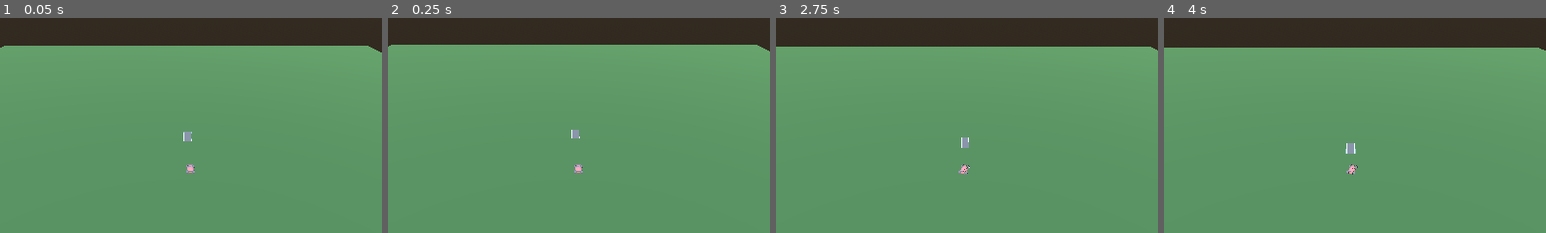
Above: before the commit, frames 1-4 (left to right).
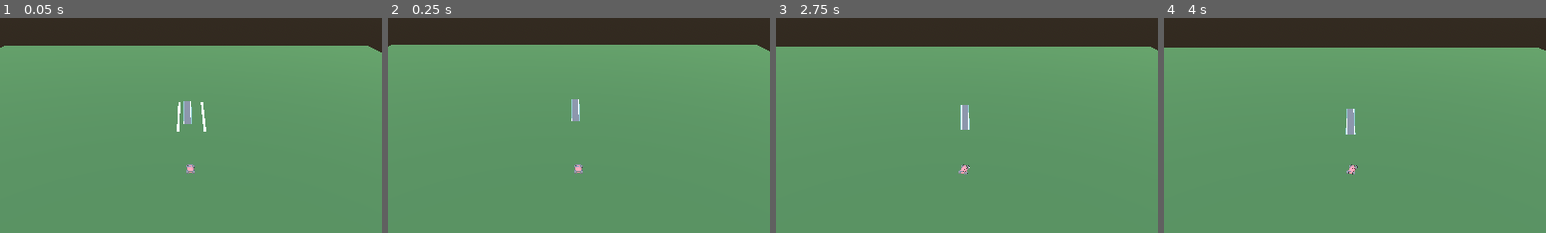
Above: after the commit, the same moments.

Repository: Westopoli/iCodeVRCamp
Game: Godot game, scene res://Main.tscn
Same seed, same stepped clock (60 frames per second), same inputs: the game is played once before the commit and once after it.
Inputs:
- Up to frame 1 (0.05 s): no input
- Up to frame 2 (0.25 s): no input
- Up to frame 3 (2.75 s): tap Enter at 0.5 s; hold D (steer_right) 0.53-1.28 s; hold W (throttle) 0.53-1.28 s; tap R (reset) at 1.25, 2 s; hold S (brake) 1.28-2.03 s; tap W (throttle) at 1.35 s; hold D (steer_right) from 2.03 s (still down); hold W (throttle) from 2.03 s (still down)
- Up to frame 4 (4 s): tap R (reset) at 2.75, 3.5 s; release W (throttle) at 2.78 s; tap W (throttle) at 2.85 s; release D (steer_right) at 3.53 s; hold A (steer_left) from 3.53 s (still down); hold W (throttle) from 3.53 s (still down)
The pictures show only the part of the screen within x 26-76%, y 16-66%; the shares and areas given below are measured in that part.

The runs differ from the first frame. In frame 1, 0.5% of the frame differs, in the area x 46-54%, y 38-58%; in frame 2, 0.3%; in frame 3, 0.4%; in frame 4, 0.4%.

Commit message:
D5 prefab scale=4 + Hairpin/Chicane composition + main.gd dead-code fix
Prefab library:
- All 12 prefabs: add root Node3D Transform3D scale=4 so Kenney ~3m
  tile renders ~12m. Car (2x4m collider) fits with shoulder.
- Hairpin_L / Hairpin_R: rewrite from single roadCornerSmall (90 deg)
  to 2x roadCornerSmall composition forming 180 deg U-turn.
- Chicane: rewrite from roadCurvedSplit (Y-fork, semantically wrong)
  to 2x roadCornerSmall (L + R) forming S-bend.

main.gd:
- Move track signal connect + camera/panel init out of dead code
  region after `return out` in _iter_descendants and back into _ready
  (track.lap_completed, track.race_complete, camera_rig.position,
  countdown_label / race_complete_panel / pause_panel visibility).
- Re-enable _probe_prefab_aabbs() call at end of _ready for ongoing
  scale verification.
- Remove transient _spawn_prefab_row debug helper (runtime row spawn
  doesn't show in editor 2D/3D view; track authoring moves to
  Main.tscn instance placement).

Main.tscn / BIBLE.md: editor autosave + prior session-pause notes.

Co-Authored-By: Claude Opus 4.7 <noreply@anthropic.com>

Diff:
--- a/Day5_Racing_Game/Main.tscn
+++ b/Day5_Racing_Game/Main.tscn
@@ -1,14 +1,14 @@
-[gd_scene load_steps=10 format=3 uid="uid://b8d5mainsc"]
-
-[ext_resource type="Script" path="res://main.gd" id="1_main"]
-[ext_resource type="Script" path="res://track.gd" id="2_track"]
-[ext_resource type="Script" path="res://hud.gd" id="3_hud"]
-[ext_resource type="PackedScene" path="res://Car.tscn" id="4_car"]
-[ext_resource type="PackedScene" path="res://prefabs/Straight_Long.tscn" id="5_straight"]
+[gd_scene format=3 uid="uid://b8d5mainsc"]
+
+[ext_resource type="Script" uid="uid://3lubn0jhyqk2" path="res://main.gd" id="1_main"]
+[ext_resource type="Script" uid="uid://bjf8wq0p5lfjf" path="res://track.gd" id="2_track"]
+[ext_resource type="PackedScene" uid="uid://dyys3fhuyq8c8" path="res://assets/kenney_racing/roadStraightLong.glb" id="3_fos0i"]
+[ext_resource type="Script" uid="uid://bsmuyv6fpcmjb" path="res://hud.gd" id="3_hud"]
+[ext_resource type="PackedScene" uid="uid://b8d5carscene" path="res://Car.tscn" id="4_car"]
 
 [sub_resource type="ProceduralSkyMaterial" id="ProceduralSkyMaterial_1"]
 sky_top_color = Color(0.4, 0.6, 0.9, 1)
-sky_horizon_color = Color(1.0, 0.8, 0.5, 1)
+sky_horizon_color = Color(1, 0.8, 0.5, 1)
 
 [sub_resource type="Sky" id="Sky_1"]
 sky_material = SubResource("ProceduralSkyMaterial_1")
@@ -26,94 +26,101 @@
 [sub_resource type="BoxShape3D" id="BoxShape3D_ground"]
 size = Vector3(80, 1, 80)
 
+[sub_resource type="StandardMaterial3D" id="StandardMaterial3D_ground"]
+albedo_color = Color(0.35, 0.55, 0.3, 1)
+
 [sub_resource type="BoxMesh" id="BoxMesh_ground"]
 size = Vector3(80, 1, 80)
 
-[sub_resource type="StandardMaterial3D" id="StandardMaterial3D_ground"]
-albedo_color = Color(0.35, 0.55, 0.3, 1)
-
-[node name="Main" type="Node3D"]
+[node name="Main" type="Node3D" unique_id=29289685]
 script = ExtResource("1_main")
 
-[node name="WorldEnvironment" type="WorldEnvironment" parent="."]
+[node name="WorldEnvironment" type="WorldEnvironment" parent="." unique_id=1954515507]
 environment = SubResource("Environment_1")
 
-[node name="DirectionalLight3D" type="DirectionalLight3D" parent="."]
+[node name="DirectionalLight3D" type="DirectionalLight3D" parent="." unique_id=2121229121]
 transform = Transform3D(0.866025, 0.353553, -0.353553, 0, 0.707107, 0.707107, 0.5, -0.612372, 0.612372, 0, 10, 0)
-shadow_enabled = false
-
-[node name="Track" type="Node3D" parent="."]
+
+[node name="Track" type="Node3D" parent="." unique_id=285359122]
 script = ExtResource("2_track")
 
-[node name="StartLine" type="Area3D" parent="Track"]
+[node name="StartLine" type="Area3D" parent="Track" unique_id=1345244839]
 transform = Transform3D(1, 0, 0, 0, 1, 0, 0, 0, 1, 0, 1, 0)
 
-[node name="CollisionShape3D" type="CollisionShape3D" parent="Track/StartLine"]
+[node name="CollisionShape3D" type="CollisionShape3D" parent="Track/StartLine" unique_id=598826475]
 shape = SubResource("BoxShape3D_start")
 
-[node name="Checkpoint1" type="Area3D" parent="Track"]
+[node name="Checkpoint1" type="Area3D" parent="Track" unique_id=60209053]
 transform = Transform3D(1, 0, 0, 0, 1, 0, 0, 0, 1, 50, 1, -50)
 
-[node name="CollisionShape3D" type="CollisionShape3D" parent="Track/Checkpoint1"]
+[node name="CollisionShape3D" type="CollisionShape3D" parent="Track/Checkpoint1" unique_id=345698756]
 shape = SubResource("BoxShape3D_cp")
 
-[node name="Checkpoint2" type="Area3D" parent="Track"]
+[node name="Checkpoint2" type="Area3D" parent="Track" unique_id=355515275]
 transform = Transform3D(1, 0, 0, 0, 1, 0, 0, 0, 1, 0, 1, -100)
 
-[node name="CollisionShape3D" type="CollisionShape3D" parent="Track/Checkpoint2"]
+[node name="CollisionShape3D" type="CollisionShape3D" parent="Track/Checkpoint2" unique_id=220698599]
 shape = SubResource("BoxShape3D_cp")
 
-[node name="Checkpoint3" type="Area3D" parent="Track"]
+[node name="Checkpoint3" type="Area3D" parent="Track" unique_id=568748656]
 transform = Transform3D(1, 0, 0, 0, 1, 0, 0, 0, 1, -50, 1, -50)
 
-[node name="CollisionShape3D" type="CollisionShape3D" parent="Track/Checkpoint3"]
+[node name="CollisionShape3D" type="CollisionShape3D" parent="Track/Checkpoint3" unique_id=1037146047]
 shape = SubResource("BoxShape3D_cp")
 
-[node name="StarterTrack" type="Node3D" parent="Track"]
-
-[node name="Ground" type="StaticBody3D" parent="Track/StarterTrack"]
+[node name="StarterTrack" type="Node3D" parent="Track" unique_id=1185460199]
+
+[node name="Ground" type="StaticBody3D" parent="Track/StarterTrack" unique_id=1381255383]
 transform = Transform3D(1, 0, 0, 0, 1, 0, 0, 0, 1, 0, -0.5, 0)
-collision_layer = 1
-collision_mask = 1
-
-[node name="CollisionShape3D" type="CollisionShape3D" parent="Track/StarterTrack/Ground"]
+
+[node name="CollisionShape3D" type="CollisionShape3D" parent="Track/StarterTrack/Ground" unique_id=1839573259]
 shape = SubResource("BoxShape3D_ground")
 
-[node name="MeshInstance3D" type="MeshInstance3D" parent="Track/StarterTrack/Ground"]
+[node name="MeshInstance3D" type="MeshInstance3D" parent="Track/StarterTrack/Ground" unique_id=239527637]
+material_override = SubResource("StandardMaterial3D_ground")
 mesh = SubResource("BoxMesh_ground")
-material_override = SubResource("StandardMaterial3D_ground")
-
-[node name="Straight" parent="Track/StarterTrack" instance=ExtResource("5_straight")]
-transform = Transform3D(1, 0, 0, 0, 1, 0, 0, 0, 1, 0, 0.01, 0)
-
-[node name="Obstacles" type="Node3D" parent="Track"]
-
-[node name="Car" parent="." instance=ExtResource("4_car")]
+
+[node name="roadStraightLong2" parent="Track/StarterTrack" unique_id=1008890280 instance=ExtResource("3_fos0i")]
+transform = Transform3D(1, 0, 0, 0, 1, 0, 0, 0, 1, 0, 1, -4)
+
+[node name="roadStraightLong3" parent="Track/StarterTrack" unique_id=598845294 instance=ExtResource("3_fos0i")]
+transform = Transform3D(1, 0, 0, 0, 1, 0, 0, 0, 1, 0, 1, -6)
+
+[node name="roadStraightLong" parent="Track/StarterTrack" unique_id=1312982356 instance=ExtResource("3_fos0i")]
+transform = Transform3D(1, 0, 0, 0, 1, 0, 0, 0, 1, 0, 1, -2)
+
+[node name="Obstacles" type="Node3D" parent="Track" unique_id=1369649442]
+
+[node name="Car" parent="." unique_id=507163020 instance=ExtResource("4_car")]
 transform = Transform3D(-1, 0, 0, 0, 1, 0, 0, 0, -1, 0, 1, 5)
 
-[node name="CameraRig" type="Node3D" parent="."]
+[node name="CameraRig" type="Node3D" parent="." unique_id=606171350]
 transform = Transform3D(1, 0, 0, 0, 1, 0, 0, 0, 1, 0, 15, 20)
 
-[node name="Camera3D" type="Camera3D" parent="CameraRig"]
+[node name="Camera3D" type="Camera3D" parent="CameraRig" unique_id=828439663]
 transform = Transform3D(1, 0, 0, 0, 0.866025, 0.5, 0, -0.5, 0.866025, 0, 0, 0)
 
-[node name="GhostContainer" type="Node3D" parent="."]
-
-[node name="UI" type="CanvasLayer" parent="."]
+[node name="GhostContainer" type="Node3D" parent="." unique_id=1820874965]
+
+[node name="UI" type="CanvasLayer" parent="." unique_id=1869230345]
 script = ExtResource("3_hud")
 
-[node name="HUD" type="Control" parent="UI"]
-anchor_right = 1.0
-anchor_bottom = 1.0
-
-[node name="SpeedLabel" type="Label" parent="UI/HUD"]
+[node name="HUD" type="Control" parent="UI" unique_id=1754986129]
+layout_mode = 3
+anchors_preset = 15
+anchor_right = 1.0
+anchor_bottom = 1.0
+
+[node name="SpeedLabel" type="Label" parent="UI/HUD" unique_id=746306511]
+layout_mode = 0
 offset_left = 16.0
 offset_top = 16.0
 offset_right = 300.0
 offset_bottom = 50.0
 text = "Speed: 0"
 
-[node name="LapLabel" type="Label" parent="UI/HUD"]
+[node name="LapLabel" type="Label" parent="UI/HUD" unique_id=1353578216]
+layout_mode = 0
 anchor_left = 0.5
 anchor_right = 0.5
 offset_left = -100.0
@@ -122,7 +129,8 @@
 offset_bottom = 50.0
 text = "Lap 1 / 3"
 
-[node name="CurrentTimeLabel" type="Label" parent="UI/HUD"]
+[node name="CurrentTimeLabel" type="Label" parent="UI/HUD" unique_id=1505657815]
+layout_mode = 0
 anchor_left = 1.0
 anchor_right = 1.0
 offset_left = -200.0
@@ -131,7 +139,8 @@
 offset_bottom = 50.0
 text = "00.00"
 
-[node name="BestTimeLabel" type="Label" parent="UI/HUD"]
+[node name="BestTimeLabel" type="Label" parent="UI/HUD" unique_id=510827393]
+layout_mode = 0
 anchor_left = 1.0
 anchor_right = 1.0
 offset_left = -200.0
@@ -140,7 +149,8 @@
 offset_bottom = 80.0
 text = "Best: --"
 
-[node name="DriftLabel" type="Label" parent="UI/HUD"]
+[node name="DriftLabel" type="Label" parent="UI/HUD" unique_id=1713684331]
+layout_mode = 0
 anchor_top = 1.0
 anchor_bottom = 1.0
 offset_left = 16.0
@@ -149,7 +159,9 @@
 offset_bottom = -16.0
 text = "Drift: 0"
 
-[node name="CountdownLabel" type="Label" parent="UI"]
+[node name="CountdownLabel" type="Label" parent="UI" unique_id=378834343]
+visible = false
+anchors_preset = 8
 anchor_left = 0.5
 anchor_top = 0.5
 anchor_right = 0.5
@@ -158,12 +170,12 @@
 offset_top = -60.0
 offset_right = 300.0
 offset_bottom = 60.0
-text = ""
 horizontal_alignment = 1
 vertical_alignment = 1
+
+[node name="RaceCompletePanel" type="Panel" parent="UI" unique_id=478810177]
 visible = false
-
-[node name="RaceCompletePanel" type="Panel" parent="UI"]
+anchors_preset = 8
 anchor_left = 0.5
 anchor_top = 0.5
 anchor_right = 0.5
@@ -172,16 +184,18 @@
 offset_top = -150.0
 offset_right = 300.0
 offset_bottom = 150.0
-visible = false
-
-[node name="Label" type="Label" parent="UI/RaceCompletePanel"]
+
+[node name="Label" type="Label" parent="UI/RaceCompletePanel" unique_id=1617004173]
+layout_mode = 0
 anchor_right = 1.0
 anchor_bottom = 1.0
 text = "RACE COMPLETE"
 horizontal_alignment = 1
 vertical_alignment = 1
 
-[node name="PausePanel" type="Panel" parent="UI"]
+[node name="PausePanel" type="Panel" parent="UI" unique_id=782178102]
+visible = false
+anchors_preset = 8
 anchor_left = 0.5
 anchor_top = 0.5
 anchor_right = 0.5
@@ -190,9 +204,9 @@
 offset_top = -80.0
 offset_right = 250.0
 offset_bottom = 80.0
-visible = false
-
-[node name="Label" type="Label" parent="UI/PausePanel"]
+
+[node name="Label" type="Label" parent="UI/PausePanel" unique_id=1488335308]
+layout_mode = 0
 anchor_right = 1.0
 anchor_bottom = 1.0
 text = "PAUSED - P to resume"
--- a/Day5_Racing_Game/main.gd
+++ b/Day5_Racing_Game/main.gd
@@ -13,8 +13,25 @@
 
 
 func _ready() -> void:
+	print("[MAIN] _ready: car=", car, " pos=", car.position if car else "null")
+	print("[MAIN] _ready: track=", track, " children=", track.get_child_count() if track else -1)
+	if track:
+		var starter := track.get_node_or_null("StarterTrack")
+		print("[MAIN] StarterTrack children=", starter.get_child_count() if starter else -1)
+		var obstacles := track.get_node_or_null("Obstacles")
+		print("[MAIN] Obstacles children=", obstacles.get_child_count() if obstacles else -1)
+	print("[MAIN] car_groups=", car.get_groups() if car else "n/a")
+	if track.has_signal("lap_completed"):
+		track.lap_completed.connect(on_lap_completed)
+	if track.has_signal("race_complete"):
+		track.race_complete.connect(on_race_complete)
+	camera_rig.position = car.position + Vector3(0, 15, 20)
+	camera.look_at(car.position)
+	countdown_label.visible = false
+	race_complete_panel.visible = false
+	pause_panel.visible = false
+	print("[MAIN] _ready done: cam_rig=", camera_rig.position, " cam_global=", camera.global_position)
 	_probe_prefab_aabbs()
-	print("[MAIN] _ready: car=", car, " pos=", car.position if car else "null")
 
 
 func _probe_prefab_aabbs() -> void:
@@ -56,23 +73,6 @@
 	for c in node.get_children():
 		out.append_array(_iter_descendants(c))
 	return out
-	print("[MAIN] _ready: track=", track, " children=", track.get_child_count() if track else -1)
-	if track:
-		var starter := track.get_node_or_null("StarterTrack")
-		print("[MAIN] StarterTrack children=", starter.get_child_count() if starter else -1)
-		var obstacles := track.get_node_or_null("Obstacles")
-		print("[MAIN] Obstacles children=", obstacles.get_child_count() if obstacles else -1)
-	print("[MAIN] car_groups=", car.get_groups() if car else "n/a")
-	if track.has_signal("lap_completed"):
-		track.lap_completed.connect(on_lap_completed)
-	if track.has_signal("race_complete"):
-		track.race_complete.connect(on_race_complete)
-	camera_rig.position = car.position + Vector3(0, 15, 20)
-	camera.look_at(car.position)
-	countdown_label.visible = false
-	race_complete_panel.visible = false
-	pause_panel.visible = false
-	print("[MAIN] _ready done: cam_rig=", camera_rig.position, " cam_global=", camera.global_position)
 
 
 func _process(delta: float) -> void:
--- a/Day5_Racing_Game/prefabs/90_L.tscn
+++ b/Day5_Racing_Game/prefabs/90_L.tscn
@@ -3,6 +3,7 @@
 [ext_resource type="PackedScene" path="res://assets/kenney_racing/roadCornerLarge.glb" id="1"]
 
 [node name="Ninety_L" type="Node3D"]
+transform = Transform3D(4, 0, 0, 0, 4, 0, 0, 0, 4, 0, 0, 0)
 
 [node name="Road" parent="." instance=ExtResource("1")]
 transform = Transform3D(0, 0, -1, 0, 1, 0, 1, 0, 0, 0, 0, 0)
--- a/Day5_Racing_Game/prefabs/90_R.tscn
+++ b/Day5_Racing_Game/prefabs/90_R.tscn
@@ -3,5 +3,6 @@
 [ext_resource type="PackedScene" path="res://assets/kenney_racing/roadCornerLarge.glb" id="1"]
 
 [node name="Ninety_R" type="Node3D"]
+transform = Transform3D(4, 0, 0, 0, 4, 0, 0, 0, 4, 0, 0, 0)
 
 [node name="Road" parent="." instance=ExtResource("1")]
--- a/Day5_Racing_Game/prefabs/Chicane.tscn
+++ b/Day5_Racing_Game/prefabs/Chicane.tscn
@@ -1,7 +1,12 @@
 [gd_scene load_steps=2 format=4 uid="uid://b8d5p_chic"]
 
-[ext_resource type="PackedScene" path="res://assets/kenney_racing/roadCurvedSplit.glb" id="1"]
+[ext_resource type="PackedScene" path="res://assets/kenney_racing/roadCornerSmall.glb" id="1"]
 
 [node name="Chicane" type="Node3D"]
+transform = Transform3D(4, 0, 0, 0, 4, 0, 0, 0, 4, 0, 0, 0)
 
-[node name="Road" parent="." instance=ExtResource("1")]
+[node name="CornerL" parent="." instance=ExtResource("1")]
+transform = Transform3D(0, 0, -1, 0, 1, 0, 1, 0, 0, 0, 0, 0)
+
+[node name="CornerR" parent="." instance=ExtResource("1")]
+transform = Transform3D(1, 0, 0, 0, 1, 0, 0, 0, 1, 3, 0, -3)
--- a/Day5_Racing_Game/prefabs/Finish.tscn
+++ b/Day5_Racing_Game/prefabs/Finish.tscn
@@ -5,6 +5,7 @@
 [ext_resource type="PackedScene" path="res://assets/kenney_racing/flagCheckers.glb" id="3"]
 
 [node name="Finish" type="Node3D"]
+transform = Transform3D(4, 0, 0, 0, 4, 0, 0, 0, 4, 0, 0, 0)
 
 [node name="Road" parent="." instance=ExtResource("1")]
 
--- a/Day5_Racing_Game/prefabs/Hairpin_L.tscn
+++ b/Day5_Racing_Game/prefabs/Hairpin_L.tscn
@@ -3,6 +3,10 @@
 [ext_resource type="PackedScene" path="res://assets/kenney_racing/roadCornerSmall.glb" id="1"]
 
 [node name="Hairpin_L" type="Node3D"]
+transform = Transform3D(4, 0, 0, 0, 4, 0, 0, 0, 4, 0, 0, 0)
 
-[node name="Road" parent="." instance=ExtResource("1")]
+[node name="CornerA" parent="." instance=ExtResource("1")]
 transform = Transform3D(0, 0, -1, 0, 1, 0, 1, 0, 0, 0, 0, 0)
+
+[node name="CornerB" parent="." instance=ExtResource("1")]
+transform = Transform3D(0, 0, 1, 0, 1, 0, -1, 0, 0, -3, 0, -3)
--- a/Day5_Racing_Game/prefabs/Hairpin_R.tscn
+++ b/Day5_Racing_Game/prefabs/Hairpin_R.tscn
@@ -3,5 +3,9 @@
 [ext_resource type="PackedScene" path="res://assets/kenney_racing/roadCornerSmall.glb" id="1"]
 
 [node name="Hairpin_R" type="Node3D"]
+transform = Transform3D(4, 0, 0, 0, 4, 0, 0, 0, 4, 0, 0, 0)
 
-[node name="Road" parent="." instance=ExtResource("1")]
+[node name="CornerA" parent="." instance=ExtResource("1")]
+
+[node name="CornerB" parent="." instance=ExtResource("1")]
+transform = Transform3D(-1, 0, 0, 0, 1, 0, 0, 0, -1, 3, 0, -3)
--- a/Day5_Racing_Game/prefabs/S_curve.tscn
+++ b/Day5_Racing_Game/prefabs/S_curve.tscn
@@ -3,6 +3,7 @@
 [ext_resource type="PackedScene" path="res://assets/kenney_racing/roadCurved.glb" id="1"]
 
 [node name="S_Curve" type="Node3D"]
+transform = Transform3D(4, 0, 0, 0, 4, 0, 0, 0, 4, 0, 0, 0)
 
 [node name="Curve1" parent="." instance=ExtResource("1")]
 
--- a/Day5_Racing_Game/prefabs/Start.tscn
+++ b/Day5_Racing_Game/prefabs/Start.tscn
@@ -4,6 +4,7 @@
 [ext_resource type="PackedScene" path="res://assets/kenney_racing/bannerTowerGreen.glb" id="2"]
 
 [node name="Start" type="Node3D"]
+transform = Transform3D(4, 0, 0, 0, 4, 0, 0, 0, 4, 0, 0, 0)
 
 [node name="Road" parent="." instance=ExtResource("1")]
 
--- a/Day5_Racing_Game/prefabs/Straight_Long.tscn
+++ b/Day5_Racing_Game/prefabs/Straight_Long.tscn
@@ -3,5 +3,6 @@
 [ext_resource type="PackedScene" path="res://assets/kenney_racing/roadStraightLong.glb" id="1"]
 
 [node name="Straight_Long" type="Node3D"]
+transform = Transform3D(4, 0, 0, 0, 4, 0, 0, 0, 4, 0, 0, 0)
 
 [node name="Road" parent="." instance=ExtResource("1")]
--- a/Day5_Racing_Game/prefabs/Straight_Short.tscn
+++ b/Day5_Racing_Game/prefabs/Straight_Short.tscn
@@ -3,5 +3,6 @@
 [ext_resource type="PackedScene" path="res://assets/kenney_racing/roadStraight.glb" id="1"]
 
 [node name="Straight_Short" type="Node3D"]
+transform = Transform3D(4, 0, 0, 0, 4, 0, 0, 0, 4, 0, 0, 0)
 
 [node name="Road" parent="." instance=ExtResource("1")]
--- a/Day5_Racing_Game/prefabs/Sweeper_L.tscn
+++ b/Day5_Racing_Game/prefabs/Sweeper_L.tscn
@@ -3,6 +3,7 @@
 [ext_resource type="PackedScene" path="res://assets/kenney_racing/roadCornerLarger.glb" id="1"]
 
 [node name="Sweeper_L" type="Node3D"]
+transform = Transform3D(4, 0, 0, 0, 4, 0, 0, 0, 4, 0, 0, 0)
 
 [node name="Road" parent="." instance=ExtResource("1")]
 transform = Transform3D(0, 0, -1, 0, 1, 0, 1, 0, 0, 0, 0, 0)
--- a/Day5_Racing_Game/prefabs/Sweeper_R.tscn
+++ b/Day5_Racing_Game/prefabs/Sweeper_R.tscn
@@ -3,5 +3,6 @@
 [ext_resource type="PackedScene" path="res://assets/kenney_racing/roadCornerLarger.glb" id="1"]
 
 [node name="Sweeper_R" type="Node3D"]
+transform = Transform3D(4, 0, 0, 0, 4, 0, 0, 0, 4, 0, 0, 0)
 
 [node name="Road" parent="." instance=ExtResource("1")]
Not shown, changed: BIBLE.md
